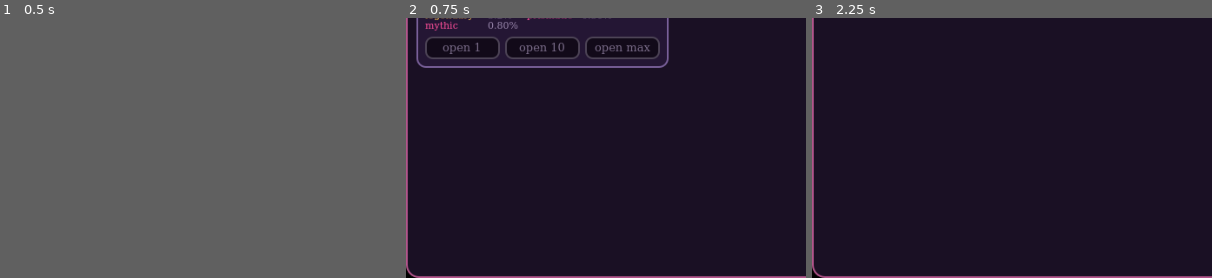
Above: before the commit, frames 1-3 (left to right).
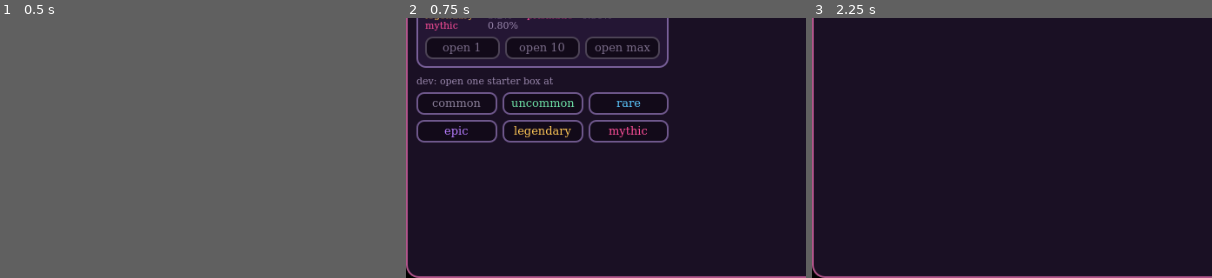
Above: after the commit, the same moments.

Repository: rephyr/desk-pet
Game: Godot game, scene res://scenes/home.tscn
Two runs of this game, one before a commit and one after it. Both use one fixed random seed, a clock stepped at 60 frames per second and the inputs below.
Inputs:
- Up to frame 1 (0.5 s): no input
- Up to frame 2 (0.75 s): click "▴" at 0.5 s
- Up to frame 3 (2.25 s): click "boxes" at 1.25 s; click "collection" at 2 s
The pictures show only the part of the screen within x 0-50%, y 50-100%; the shares and areas given below are measured in that part.

Frame 1 is identical in both runs. In frame 2, 3.8% of the frame differs, in the area x 2-66%, y 22-49%; in frame 3, nothing differs.

Commit message:
dev buttons to open a box at each rarity

Diff:
--- a/scripts/ui/boxes_tab.gd
+++ b/scripts/ui/boxes_tab.gd
@@ -19,6 +19,8 @@
 	add_child(shop)
 	for box in Catalog.shared().boxes:
 		shop.add_child(_offer(box))
+	if OS.is_debug_build():
+		shop.add_child(_dev_buttons())
 	add_child(_reveal)
 	add_child(_opening)
 	_opening.open_again.connect(func(box_id): open(box_id, 1))
@@ -79,6 +81,26 @@
 	return panel
 
 
+## Debug only: open one box at a chosen rarity, to test each reveal.
+func _dev_buttons() -> VBoxContainer:
+	var catalog := Catalog.shared()
+	var box_id: String = catalog.boxes[0].id
+	var col := VBoxContainer.new()
+	col.add_theme_constant_override("separation", 6)
+	col.add_child(UiTheme.label("dev: open one %s at" % catalog.boxes[0].name, UiTheme.MUTED, UiTheme.SMALL))
+	var grid := GridContainer.new()
+	grid.columns = 3
+	grid.add_theme_constant_override("h_separation", 6)
+	grid.add_theme_constant_override("v_separation", 6)
+	for tier in catalog.tiers:
+		var b := UiTheme.button(tier.name, open.bind(box_id, 1, tier.id))
+		b.size_flags_horizontal = SIZE_EXPAND_FILL
+		b.add_theme_color_override("font_color", catalog.tier_color(tier.id))
+		grid.add_child(b)
+	col.add_child(grid)
+	return col
+
+
 ## Buys and opens boxes, then plays the reveal. `force_tier` is for testing (debug builds only).
 func open(box_id: String, count: int, force_tier := "") -> void:
 	var pulled := GameState.open_boxes(box_id, count, force_tier)
